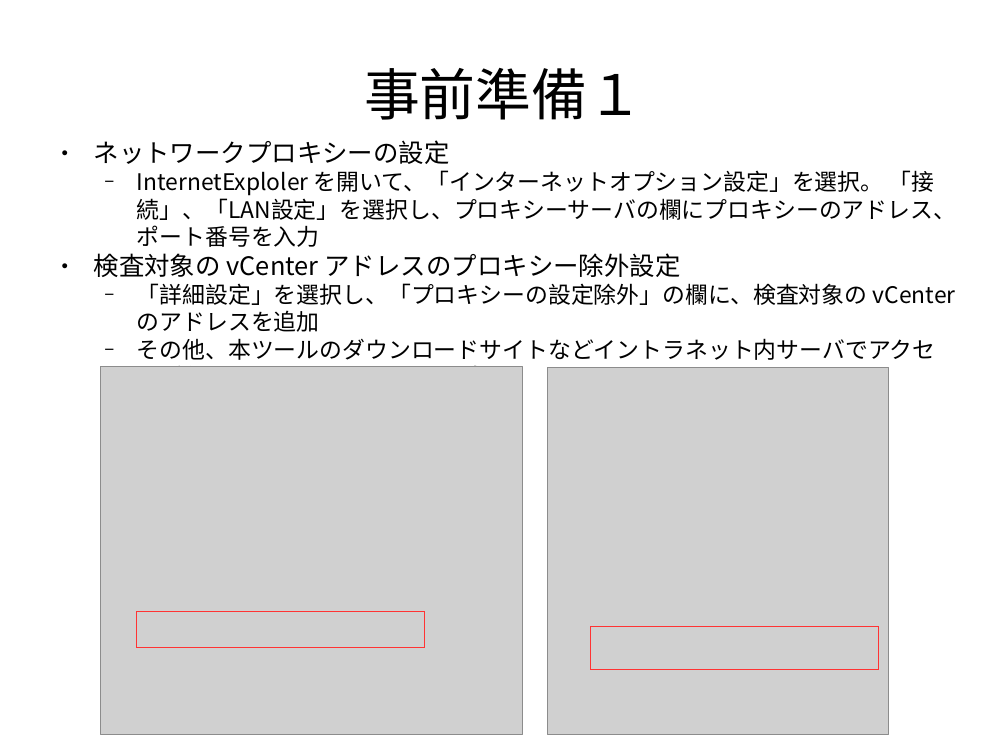
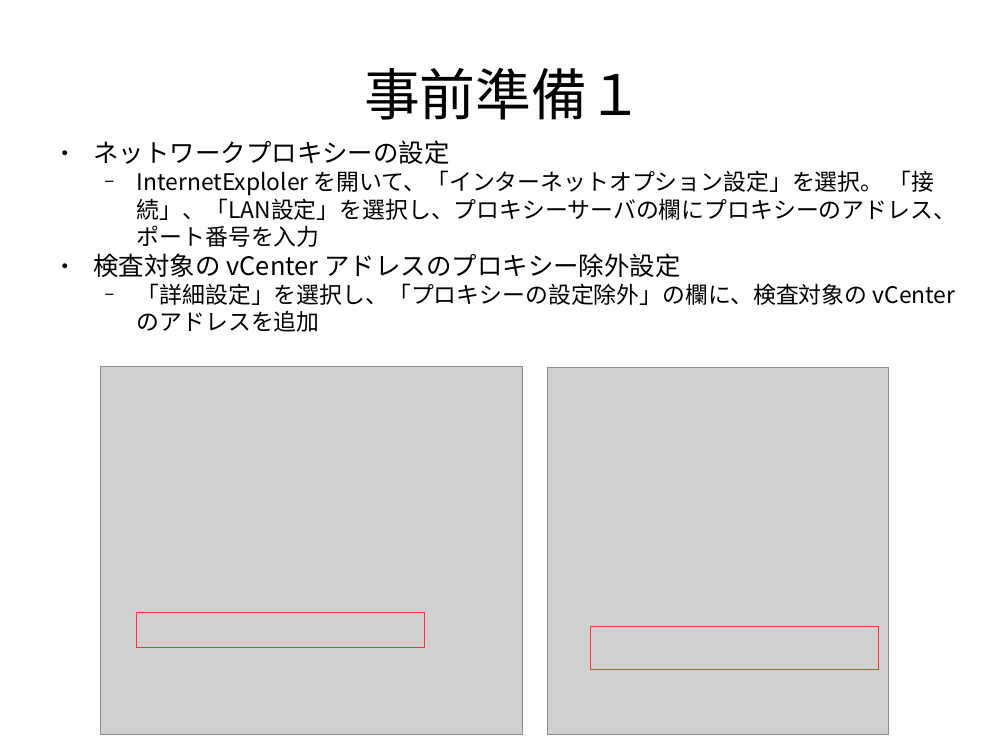
Before and after one commit to frsw3nr/gradle-server-acceptance, a slide deck: slide 4 of docs/jp/tutorial_test_pc.pptx. Drawn at 1008x756 pixels with LibreOffice and Linux fonts; fonts in the diff are those of the drawing; grey boxes stand for pictures. Boxes give left, top, right and bottom in pixels: in the first picture for what was removed or moved away, otherwise in the second. Text is boxed around its words. In the diff, an @@ line names an element or a change of style, - is before the commit and + after.

```diff
--- a/docs/jp/tutorial_test_pc.pptx
+++ b/docs/jp/tutorial_test_pc.pptx
@@ text at box(137, 338, 936, 367): paragraph removed @@
-  − その他、本ツールのダウンロードサイトなどイントラネット内サーバでアクセスが必要な サーバのアドレスを追加
```
Also in this commit, not shown: 16 other slides changed, 8 slides added, 10 other files.
